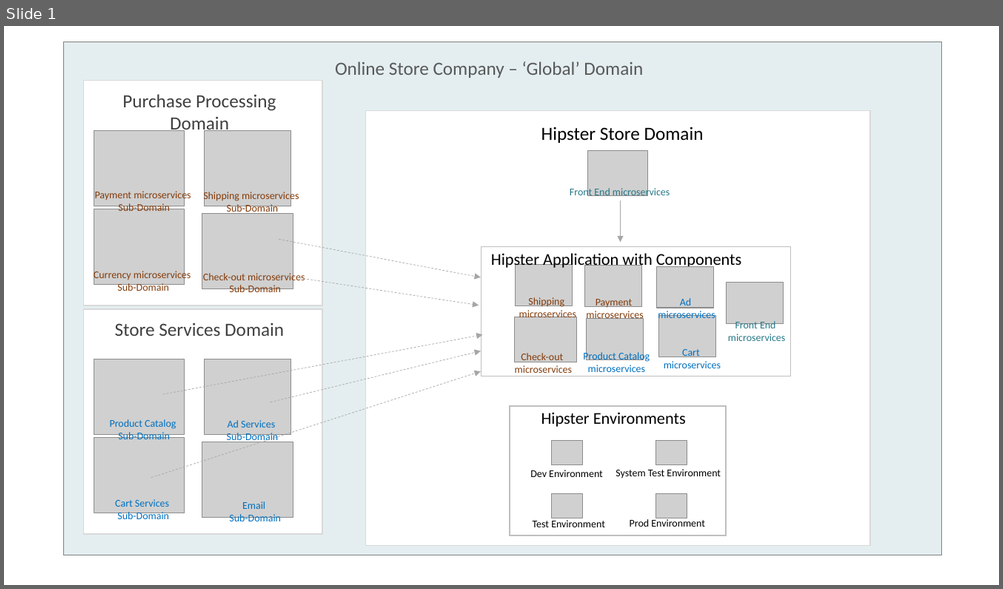
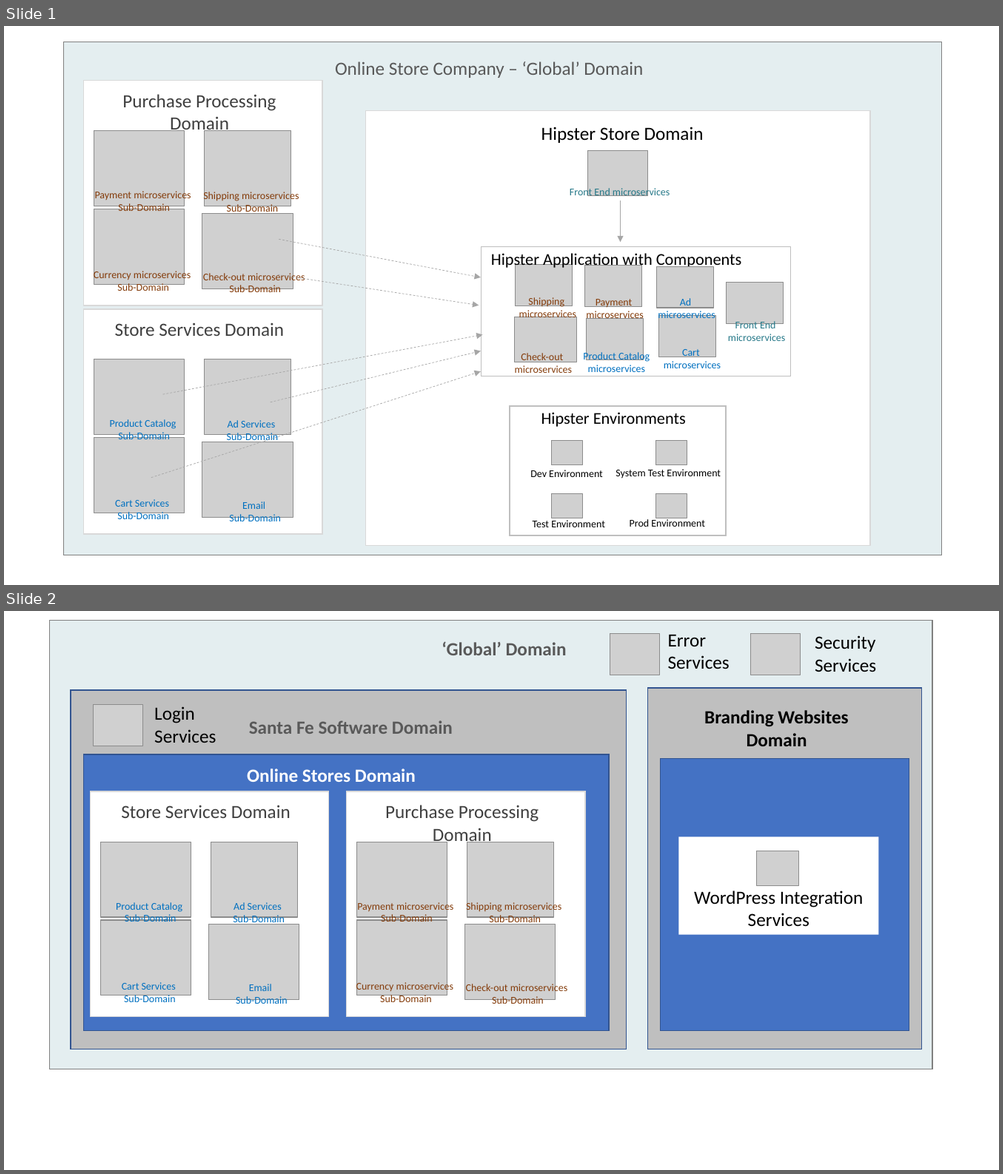
Before and after one commit to DeployHubProject/DeployHub-Docs, a slide deck: content/en/docimages.pptx. Shown one above the other, each under a label of ours: slide 1 before the commit, slides 1 and 2 after it. The pictures are 1003x589 and 1003x1174 pixels, drawn with LibreOffice and Linux fonts; fonts in the diff are those of the drawing; grey boxes stand for pictures. Boxes give left, top, right and bottom in pixels: in the first picture for what was removed or moved away, otherwise in the second. Text is boxed around its words. In the diff, an @@ line names an element or a change of style, - is before the commit and + after.

```diff
--- a/content/en/docimages.pptx
+++ b/content/en/docimages.pptx
@@ slide 2 added at [4, 611, 999, 1170], background #FFFFFF @@
@@ rectangle added at [50, 620, 932, 1069], fill #277989 at 12% opacity, outline #808080 1 pt @@
@@ text added at [441, 641, 566, 655], 18 pt, text #595959, bold @@
+‘Global’ Domain
@@ picture added at [610, 633, 660, 675] @@
@@ text added at [668, 634, 729, 669], 18 pt, text #000000 @@
+Error Services
@@ picture added at [751, 633, 801, 675] @@
@@ text added at [814, 635, 876, 672], 18 pt, text #000000 @@
+Security Services
@@ rectangle added at [71, 690, 626, 1050], fill #BFBFBF, outline #325491 1 pt @@
@@ rectangle added at [647, 688, 921, 1049], fill #BFBFBF, outline #325491 1 pt @@
@@ picture added at [93, 704, 143, 746] @@
@@ text added at [154, 706, 216, 743], 18 pt, text #000000 @@
+Login Services
@@ text added at [249, 721, 452, 734], 18 pt, text #595959, bold @@
+Santa Fe Software Domain
@@ text added at [704, 710, 848, 746], 18 pt, text #000000, bold @@
+Branding Websites
+Domain
@@ rectangle added at [84, 755, 609, 1031], fill #4472C4, outline #325491 1 pt @@
@@ rectangle added at [660, 759, 909, 1031], fill #4472C4, outline #325491 1 pt @@
@@ text added at [247, 769, 415, 782], 18 pt, text #FFFFFF, bold @@
+Online Stores Domain
@@ rectangle added at [678, 837, 879, 935], fill #FFFFFF, 18 pt, text #000000 @@
+WordPress Integration
+Services
@@ picture added at [757, 851, 799, 886] @@
@@ group added at [90, 792, 329, 1017]: 5 texts, 4 pictures, 1 rectangle @@
+Store Services Domain
+Product Catalog
+Sub-Domain
+Ad Services
+Sub-Domain
+Cart Services
+Sub-Domain
+Email
+Sub-Domain
@@ group added at [347, 792, 585, 1017]: 5 texts, 4 pictures, 1 rectangle @@
+Purchase Processing Domain
+Payment microservices
+Sub-Domain
+Shipping microservices
+Sub-Domain
+Currency microservices
+Sub-Domain
+Check-out microservices
+Sub-Domain
```
Also in this commit, not shown: 2 other files.
